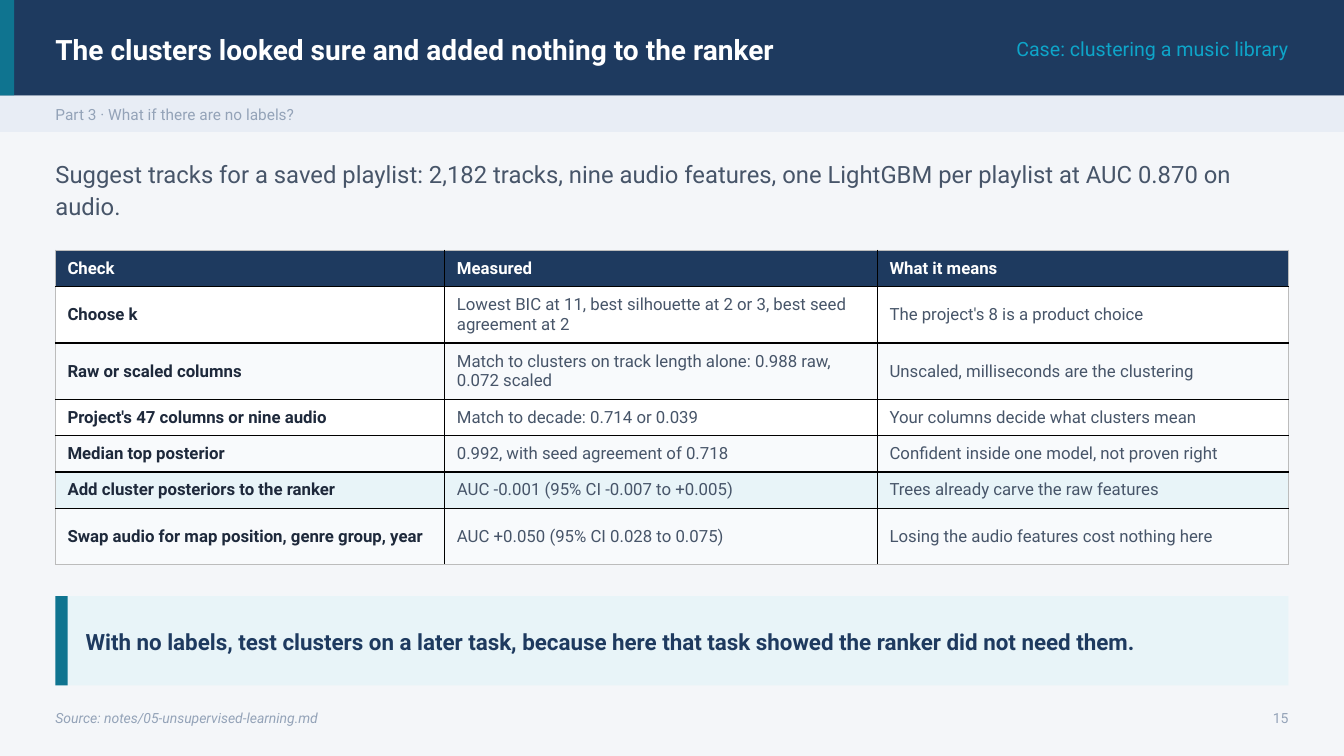
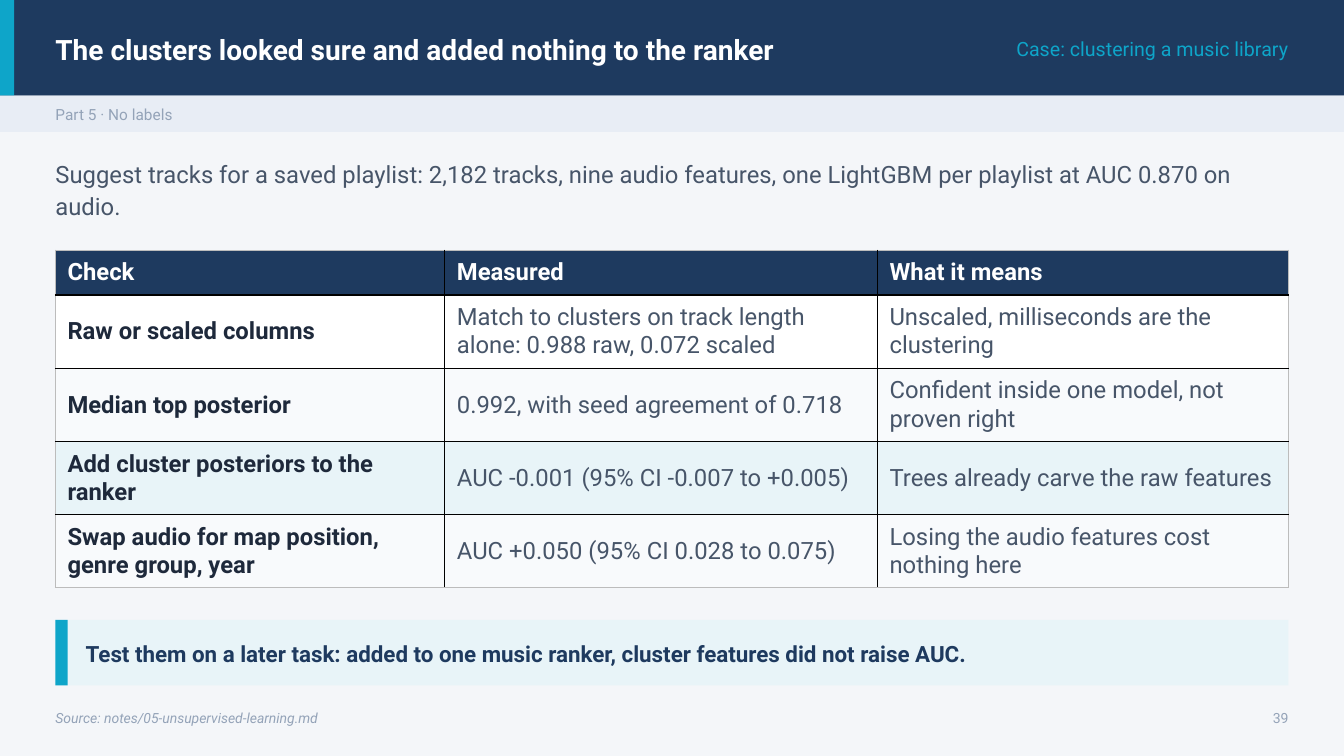
Before and after one commit to ramseywise/learn-ai-engineering, a slide deck: slide 39 of data-science/01-classical-ml/slides/classical-ml.pptx (slide 15 before the commit). Drawn at 1344x756 pixels with LibreOffice and Linux fonts; fonts in the diff are those of the drawing. Boxes give left, top, right and bottom in pixels: in the first picture for what was removed or moved away, otherwise in the second. Text is boxed around its words. In the diff, an @@ line names an element or a change of style, - is before the commit and + after.

```diff
--- a/data-science/01-classical-ml/slides/classical-ml.pptx
+++ b/data-science/01-classical-ml/slides/classical-ml.pptx
@@ rectangle at bbox=[0, 0, 14, 96]: fill #0F7490 to #0EA5C9 @@
@@ text at bbox=[55, 108, 173, 120]: text changed @@
-Part 3 · What if there are no labels?
+Part 5 · No labels
@@ table at bbox=[55, 250, 1289, 588] @@
-row 2: Choose k | Lowest BIC at 11, best silhouette at 2 or 3, best seed agreement at 2 | The project's 8 is a product choice
-row 4: Project's 47 columns or nine audio | Match to decade: 0.714 or 0.039 | Your columns decide what clusters mean
@@ rectangle: place and size @@
-rectangle at bbox=[55, 596, 1289, 686]
+rectangle at bbox=[55, 620, 1289, 686]
@@ rectangle at bbox=[55, 620, 68, 686]: fill #0F7490 to #0EA5C9 @@
@@ rectangle: place and size @@
-rectangle at bbox=[55, 596, 68, 686]
+rectangle at bbox=[55, 620, 68, 686]
@@ text at bbox=[86, 645, 966, 666]: text changed @@
-With no labels, test clusters on a later task, because here that task showed the ranker did not need them.
+Test them on a later task: added to one music ranker, cluster features did not raise AUC.
@@ text at bbox=[1273, 713, 1289, 723]: text changed @@
-15
+39
```
Also in this commit, not shown: 51 other slides changed, 9 slides added, 3 slides removed, 38 other files.
